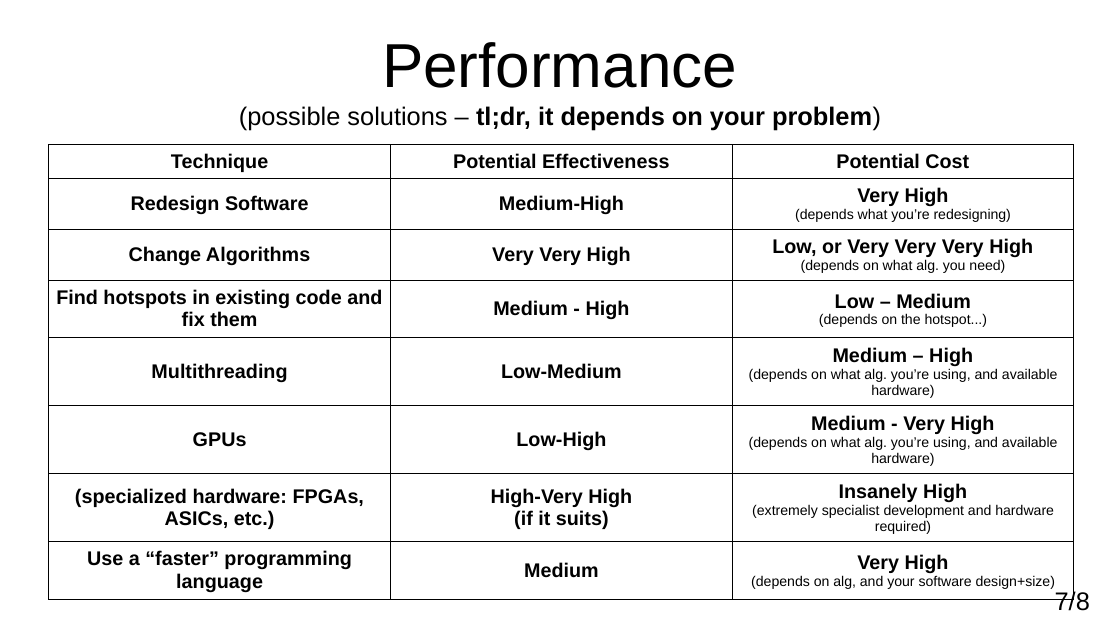
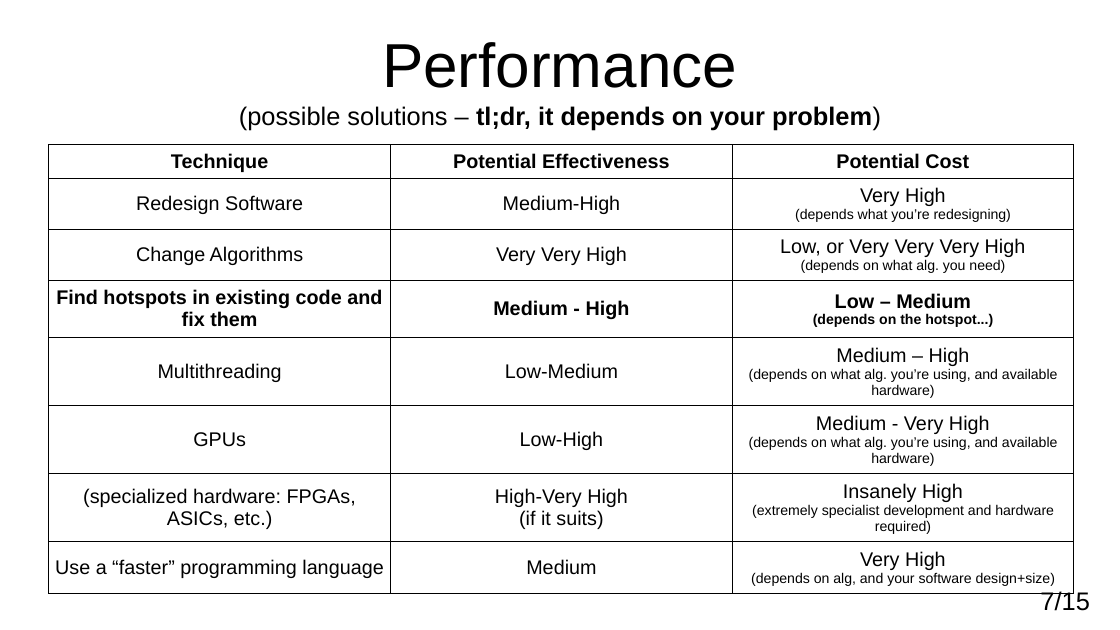
Before and after one commit to adamkewley/rse-meetups, a slide deck: slide 7 of 6_Performance/PresentationSlides.odp. Drawn at 1120x630 pixels with LibreOffice and Linux fonts; fonts in the diff are those of the drawing. Boxes give left, top, right and bottom in pixels: in the first picture for what was removed or moved away, otherwise in the second. Text is boxed around its words. In the diff, an @@ line names an element or a change of style, - is before the commit and + after.

Commit message:
Add completed performance slides

```diff
--- a/6_Performance/PresentationSlides.odp
+++ b/6_Performance/PresentationSlides.odp
@@ table at (x1=49, y1=144, x2=1073, y2=590) @@
@@ bold off in "Redesign Software", "Medium-High", "Very High", "Change Algorithms" and 15 more places @@
@@ bold on in "(depends on the hotspot...)" @@
@@ page number at (x1=1040, y1=589, x2=1089, y2=611): text changed @@
-7/8
+7/15
```
Also in this commit, not shown: 8 slides added, 1 slide removed, 4 other files.
